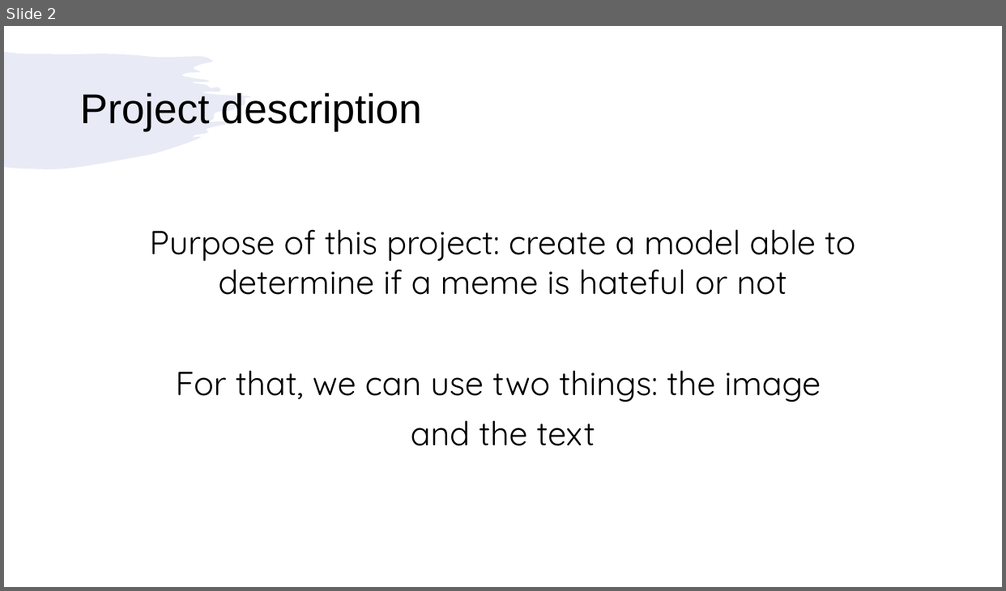
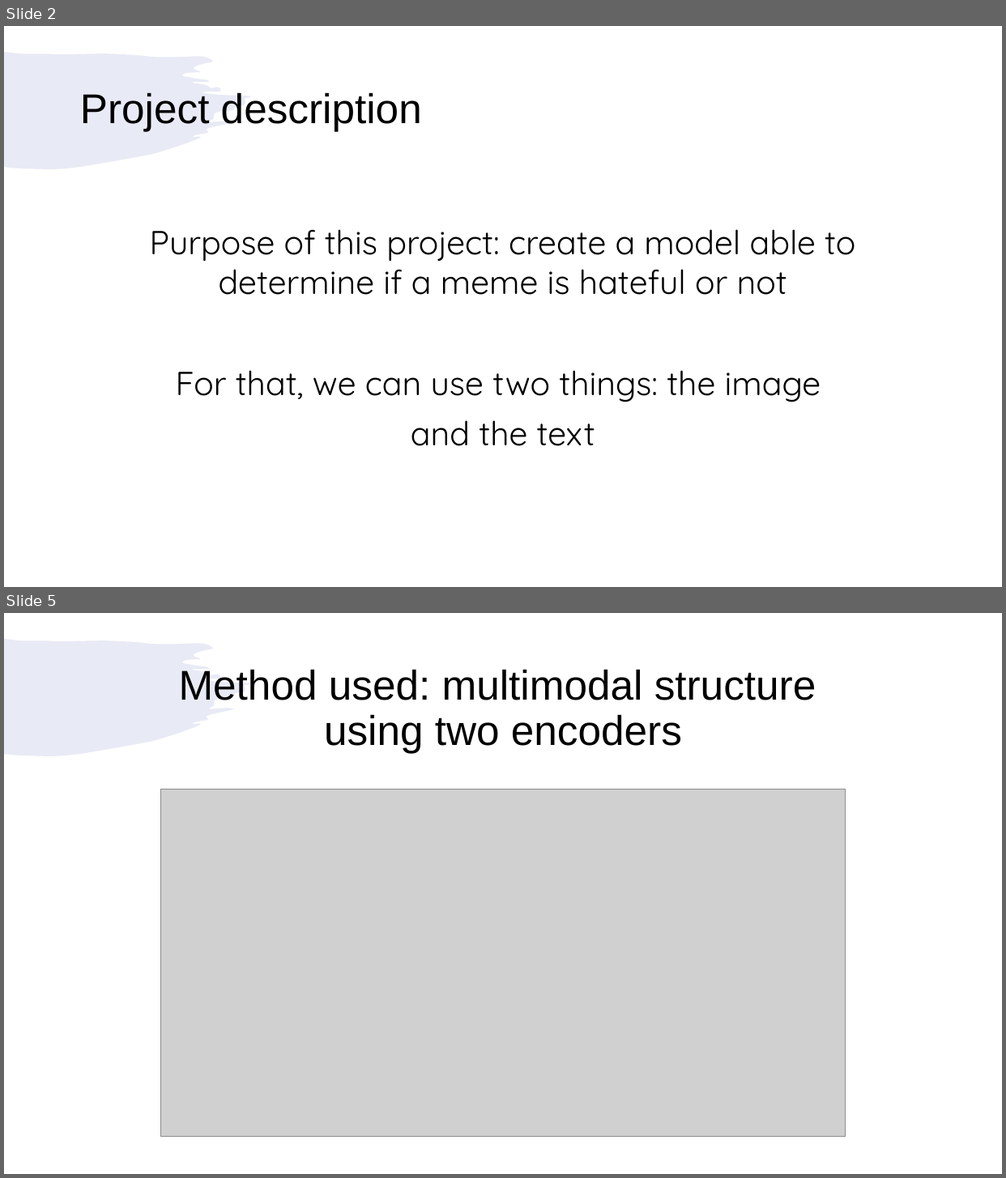
Before and after one commit to maxcap12/hateful_meme_detection, a slide deck: presentation.pptx. Shown one above the other, each under a label of ours: slide 2 before the commit, slides 2 and 5 after it; the slides between them are not shown. The pictures are 1006x591 and 1006x1178 pixels, drawn with LibreOffice and Linux fonts; fonts in the diff are those of the drawing; grey boxes stand for pictures. Boxes give left, top, right and bottom in pixels: in the first picture for what was removed or moved away, otherwise in the second. Text is boxed around its words. In the diff, an @@ line names an element or a change of style, - is before the commit and + after.

```diff
--- a/presentation.pptx
+++ b/presentation.pptx
@@ slide 5 added at (x1=4, y1=613, x2=1002, y2=1174), background #FFFFFF; not listed: 1 template element that a slide beside it also shows @@
@@ title added at (x1=179, y1=669, x2=816, y2=753), 40 pt, text #000000 @@
+Method used: multimodal structure
+using two encoders
@@ picture added at (x1=161, y1=789, x2=846, y2=1137) @@
```
Also in this commit, not shown: 2 slides changed, 6 other slides added, 1 slide removed, 1 other file.
